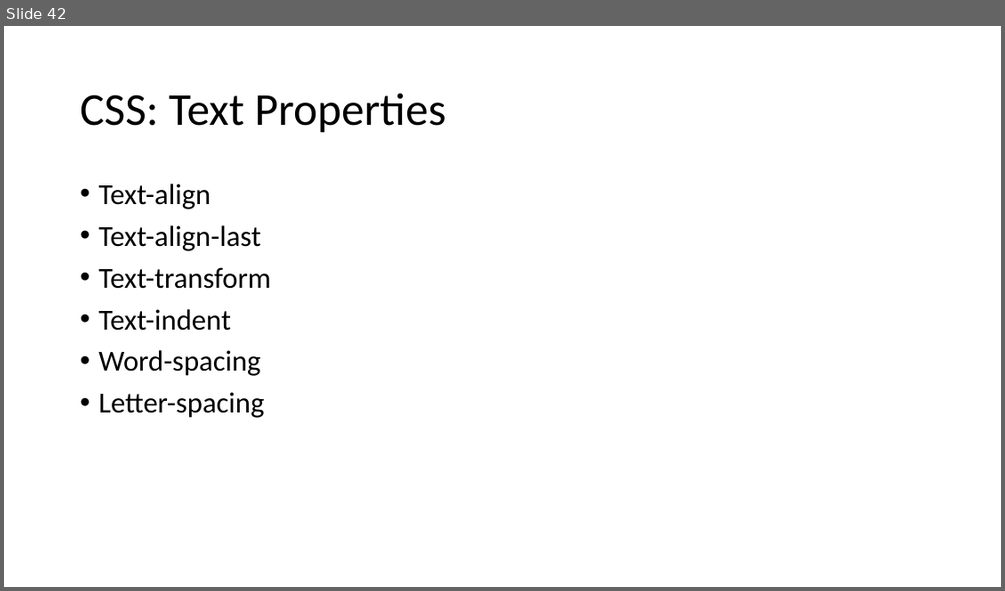
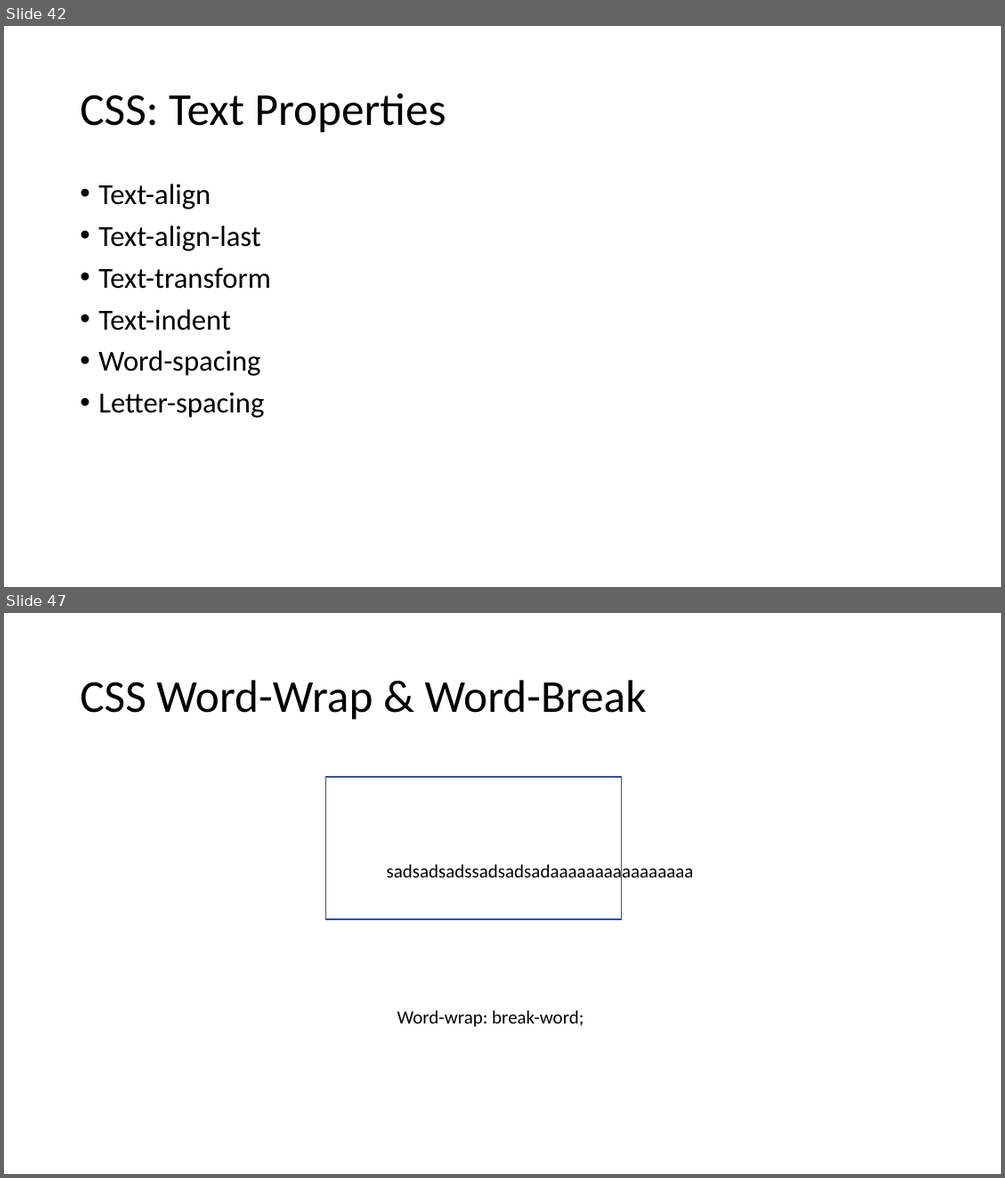
Before and after one commit to PiyushChaturvedii/Batch04, a slide deck: CSS.pptx. Shown one above the other, each under a label of ours: slide 42 before the commit, slides 42 and 47 after it; the slides between them are not shown. The pictures are 1005x591 and 1005x1178 pixels, drawn with LibreOffice and Linux fonts; fonts in the diff are those of the drawing. Boxes give left, top, right and bottom in pixels: in the first picture for what was removed or moved away, otherwise in the second. Text is boxed around its words. In the diff, an @@ line names an element or a change of style, - is before the commit and + after.

Commit message:
word-wrap

```diff
--- a/CSS.pptx
+++ b/CSS.pptx
@@ slide 47 added at (4,613,1001,1174), background #FFFFFF @@
@@ title added at (80,680,647,720), 44 pt, text #000000 @@
+CSS Word-Wrap & Word-Break
@@ rectangle added at (325,777,621,919), outline #325491 1 pt @@
@@ text added at (387,861,694,883), 18 pt, text #000000 @@
+sadsadsadssadsadsadaaaaaaaaaaaaaaaa
@@ text added at (397,1010,583,1027), 18 pt, text #000000 @@
+Word-wrap: break-word;
```
Also in this commit, not shown: 9 other slides added, 4 other files.
